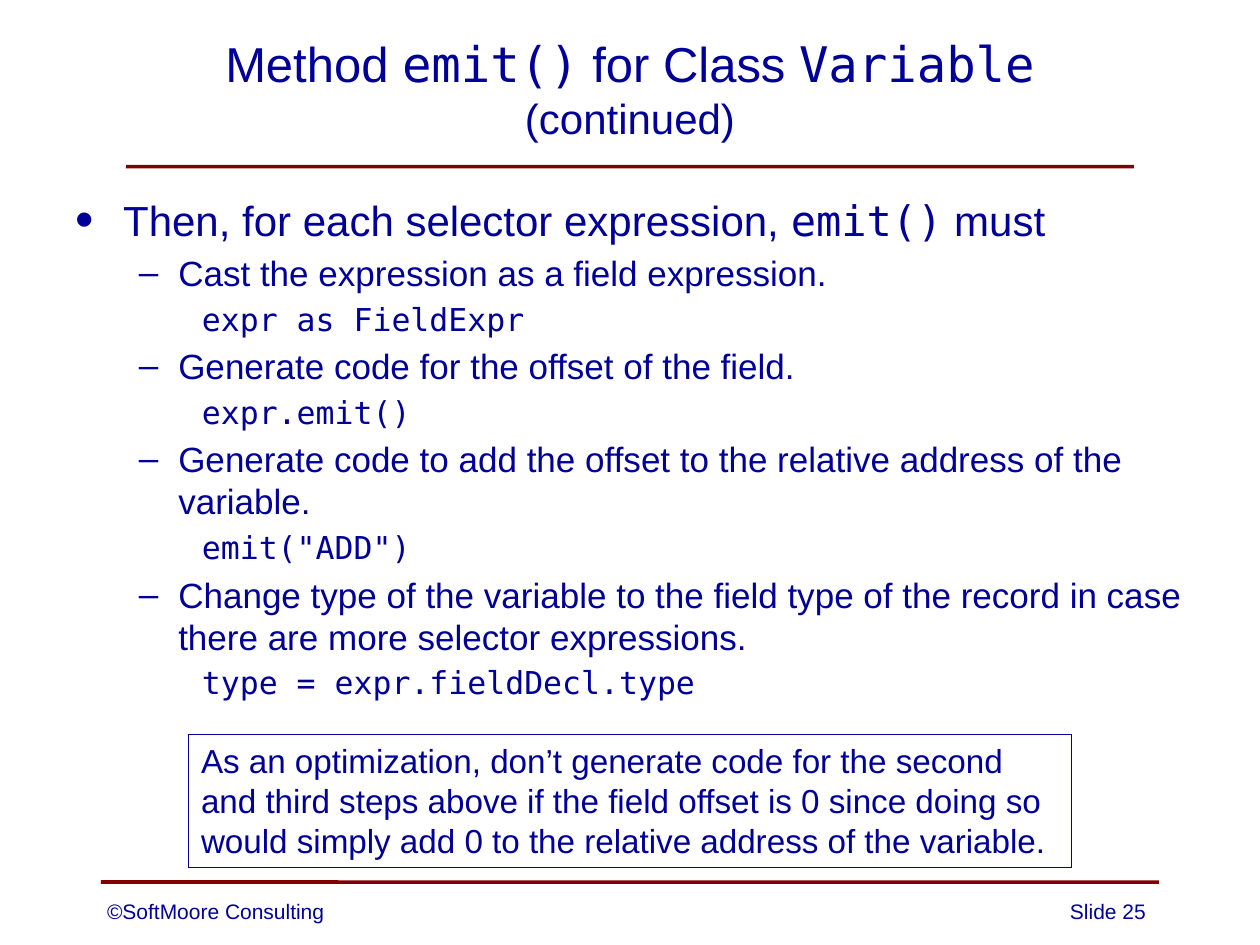
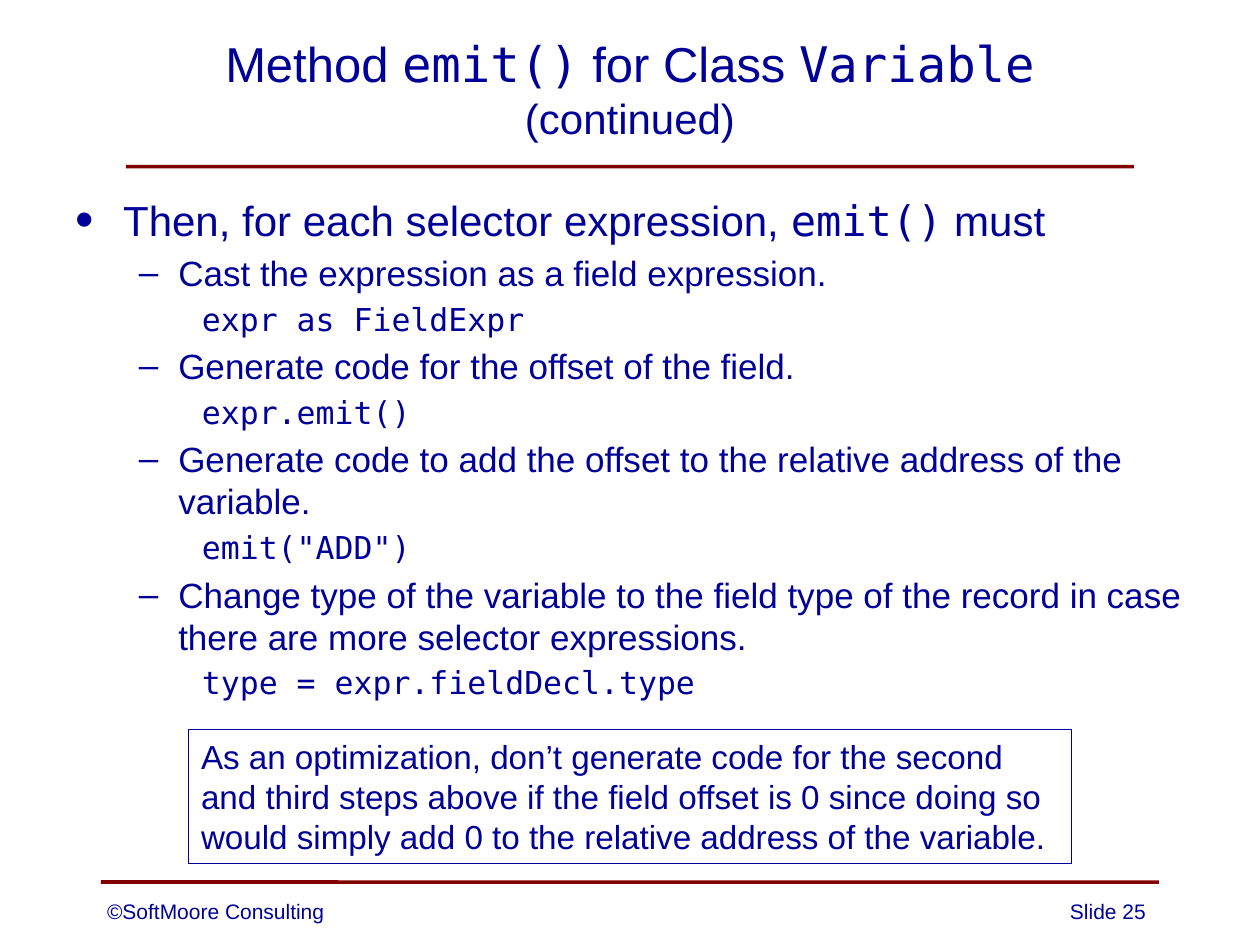
Before and after one commit to SoftMoore/CPRL-Kt-2nd, a slide deck: slide 25 of PowerPoints/16 - Records.pptx. Drawn at 1260x945 pixels with LibreOffice and Linux fonts; fonts in the diff are those of the drawing. Boxes give left, top, right and bottom in pixels: in the first picture for what was removed or moved away, otherwise in the second. Text is boxed around its words. In the diff, an @@ line names an element or a change of style, - is before the commit and + after.

```diff
--- a/PowerPoints/16 - Records.pptx
+++ b/PowerPoints/16 - Records.pptx
@@ rectangle "As an optimization, don’t generate ...": place and size @@
-rectangle "As an optimization, don’t generate ..." at bbox=[189, 735, 1072, 868]
+rectangle "As an optimization, don’t generate ..." at bbox=[189, 730, 1072, 863]
```
Also in this commit, not shown: 3 other slides changed.
